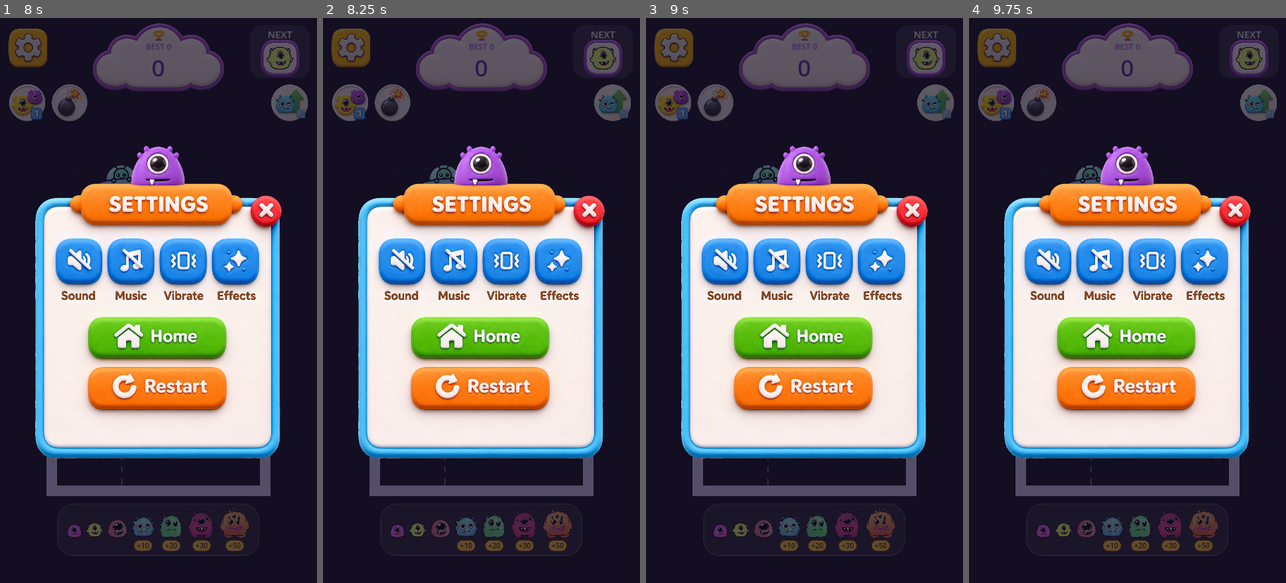
Above: before the commit, frames 1-4 (left to right).
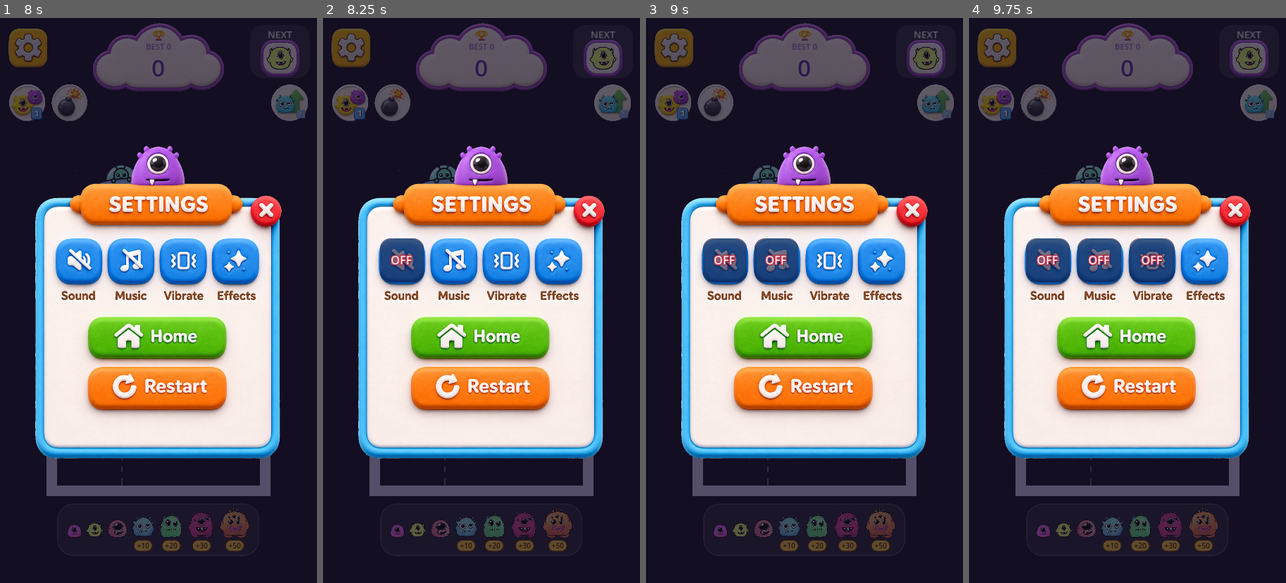
Above: after the commit, the same moments.

Repository: vickyraut212-boop/MonsterMerageGame
Game: Godot game, scene res://scenes/main.tscn
Same seed, same stepped clock (60 frames per second), same inputs: the game is played once before the commit and once after it.
Inputs (mouse positions are in pixels of both pictures, inside the frame that each line leads up to):
- Up to frame 1 (8 s): click (28, 102) at 0.5 s; click (69, 102) at 1.25 s; click (288, 102) at 2 s; click (28, 102) at 2.75 s; click (69, 102) at 3.5 s; click (288, 102) at 4.25 s; click (28, 102) at 5 s; click (69, 102) at 5.75 s; click (288, 102) at 6.5 s; click (28, 46) at 7.25 s
- Up to frame 2 (8.25 s): click (402, 272) at 8 s
- Up to frame 3 (9 s): click (775, 272) at 8.75 s
- Up to frame 4 (9.75 s): click (1152, 272) at 9.5 s

Frame 1 is identical in both runs. In frame 2, 1.0% of the frame differs, in the area x 17-32%, y 39-47%; in frame 3, 2.1%; in frame 4, 3.1%, in the area x 17-65%, y 39-47%.

Commit message:
Add pop sounds, music and vibration, and hook up the settings switches
New GameAudio autoload plays sound effects and background music and
buzzes the phone:
- pop on every merge (higher for small monsters, deeper for big ones),
  plus a sparkle on bonus merges and a big pop for a boss merge
- soft plop when a monster is dropped, click on every button
- sad three-note sting and a long buzz on game over
- a gentle looping tune in the background

All sounds are placeholders made in code. Putting a file with the same
name in assets/audio/ (pop.ogg, music.ogg, ...) replaces one.

In the settings pop-up, Sound, Music and Vibrate now switch on and off
(a dark OFF cover shows when off) and are remembered between games.
Effects still has no job.

Co-Authored-By: Claude Opus 5.5 <noreply@anthropic.com>

Diff:
--- a/project.godot
+++ b/project.godot
@@ -11,6 +11,7 @@
 [autoload]
 
 TierData="*res://scripts/tier_data.gd"
+GameAudio="*res://scripts/game_audio.gd"
 
 [display]
 
--- a/scripts/dropper.gd
+++ b/scripts/dropper.gd
@@ -126,6 +126,7 @@
 		return
 	position.x = _clamped_target_x()
 	dropped.emit(current_tier, global_position)
+	GameAudio.play("drop", randf_range(0.95, 1.05))
 
 	current_tier = next_tier
 	next_tier = _pick_tier()
--- /dev/null
+++ b/scripts/game_audio.gd
@@ -0,0 +1,244 @@
+extends Node
+## Sound effects, background music, vibration, and the Sound / Music / Vibrate
+## switches from the settings pop-up. Loaded once for the whole game as the
+## "GameAudio" autoload, so music keeps playing through restarts.
+##
+## USING YOUR OWN SOUNDS
+## Every sound is made in code as a placeholder. To replace one, drop a file
+## with the same name into assets/audio/ (WAV or OGG), for example
+## assets/audio/pop.ogg or assets/audio/music.ogg. It is used automatically.
+## Sound names: pop, drop, click, bonus, boss, game_over, music.
+##
+## The switches are remembered between games in user://settings.cfg.
+
+signal settings_changed
+
+const SETTINGS_PATH := "user://settings.cfg"
+const CUSTOM_SOUND_DIR := "res://assets/audio/"
+const RATE := 22050
+
+## Loudness in decibels (0 = full, -6 = about half).
+@export var sfx_volume_db := -4.0
+@export var music_volume_db := -14.0
+
+var sound_on := true
+var music_on := true
+var vibrate_on := true
+
+var _sounds := {}
+var _sfx_players: Array[AudioStreamPlayer] = []
+var _next_player := 0
+var _music: AudioStreamPlayer
+
+
+func _ready() -> void:
+	process_mode = Node.PROCESS_MODE_ALWAYS
+	_load_settings()
+	for i in 8:
+		var player := AudioStreamPlayer.new()
+		player.volume_db = sfx_volume_db
+		add_child(player)
+		_sfx_players.append(player)
+	_music = AudioStreamPlayer.new()
+	_music.volume_db = music_volume_db
+	add_child(_music)
+	_music.stream = _get_sound("music")
+	_update_music()
+
+
+## Plays a sound effect. pitch 1.0 = normal, 2.0 = an octave higher.
+func play(sound: String, pitch := 1.0) -> void:
+	if not sound_on:
+		return
+	var player := _sfx_players[_next_player]
+	_next_player = (_next_player + 1) % _sfx_players.size()
+	player.stream = _get_sound(sound)
+	player.pitch_scale = pitch
+	player.play()
+
+
+## Buzzes the phone for `ms` milliseconds (does nothing on a computer).
+func vibrate(ms: int) -> void:
+	if vibrate_on:
+		Input.vibrate_handheld(ms)
+
+
+func set_sound_on(on: bool) -> void:
+	sound_on = on
+	_save_settings()
+
+
+func set_music_on(on: bool) -> void:
+	music_on = on
+	_update_music()
+	_save_settings()
+
+
+func set_vibrate_on(on: bool) -> void:
+	vibrate_on = on
+	_save_settings()
+	vibrate(40)  # a little buzz to show it's on
+
+
+func _update_music() -> void:
+	if music_on and not _music.playing:
+		_music.play()
+	elif not music_on:
+		_music.stop()
+
+
+func _load_settings() -> void:
+	var config := ConfigFile.new()
+	if config.load(SETTINGS_PATH) != OK:
+		return
+	sound_on = config.get_value("audio", "sound", true)
+	music_on = config.get_value("audio", "music", true)
+	vibrate_on = config.get_value("audio", "vibrate", true)
+
+
+func _save_settings() -> void:
+	var config := ConfigFile.new()
+	config.set_value("audio", "sound", sound_on)
+	config.set_value("audio", "music", music_on)
+	config.set_value("audio", "vibrate", vibrate_on)
+	config.save(SETTINGS_PATH)
+	settings_changed.emit()
+
+
+func _get_sound(sound: String) -> AudioStream:
+	if not _sounds.has(sound):
+		_sounds[sound] = _load_custom(sound)
+		if _sounds[sound] == null:
+			_sounds[sound] = _make_sound(sound)
+	return _sounds[sound]
+
+
+func _load_custom(sound: String) -> AudioStream:
+	for ext in ["ogg", "wav", "mp3"]:
+		var path: String = CUSTOM_SOUND_DIR + sound + "." + ext
+		if ResourceLoader.exists(path):
+			var stream: AudioStream = load(path)
+			if sound == "music":
+				if stream is AudioStreamOggVorbis or stream is AudioStreamMP3:
+					stream.loop = true
+				elif stream is AudioStreamWAV:
+					stream.loop_mode = AudioStreamWAV.LOOP_FORWARD
+					stream.loop_end = int(stream.get_length() * stream.mix_rate)
+			return stream
+	return null
+
+
+# ---------------------------------------------------------------------------
+# Placeholder sounds, made from simple tones.
+
+func _make_sound(sound: String) -> AudioStreamWAV:
+	var samples := PackedFloat32Array()
+	match sound:
+		"pop":
+			# Bubbly "bloop": a quick downward pitch slide.
+			samples = _slide(880.0, 260.0, 0.13, 0.9)
+			_mix(samples, _noise_click(0.012, 0.25), 0)
+		"drop":
+			samples = _slide(420.0, 180.0, 0.12, 0.45)
+		"click":
+			samples = _slide(1500.0, 1100.0, 0.04, 0.4)
+		"bonus":
+			# Rising three-note sparkle.
+			for i in 3:
+				_mix(samples, _tone([784.0, 1047.0, 1568.0][i], 0.12, 0.35), int(i * 0.07 * RATE))
+		"boss":
+			# Big pop with a chord ringing after it.
+			samples = _slide(500.0, 120.0, 0.25, 1.0)
+			for f in [523.0, 659.0, 784.0, 1047.0]:
+				_mix(samples, _tone(f, 0.7, 0.18), int(0.08 * RATE))
+		"game_over":
+			for i in 3:
+				_mix(samples, _tone([523.0, 415.0, 330.0][i], 0.3, 0.4), int(i * 0.22 * RATE))
+		"music":
+			return _make_music()
+	return _to_wav(samples, false)
+
+
+## A sine tone sliding from one pitch to another, fading out.
+func _slide(from_hz: float, to_hz: float, length: float, volume: float) -> PackedFloat32Array:
+	var n := int(length * RATE)
+	var out := PackedFloat32Array()
+	out.resize(n)
+	var phase := 0.0
+	for i in n:
+		var t := float(i) / n
+		phase += TAU * lerpf(from_hz, to_hz, sqrt(t)) / RATE
+		var env := minf(1.0, i / (0.004 * RATE)) * pow(1.0 - t, 2.0)
+		out[i] = sin(phase) * env * volume
+	return out
+
+
+## A soft bell-like note: a sine with a quieter overtone, fading out.
+func _tone(hz: float, length: float, volume: float) -> PackedFloat32Array:
+	var n := int(length * RATE)
+	var out := PackedFloat32Array()
+	out.resize(n)
+	for i in n:
+		var time := float(i) / RATE
+		var env := minf(1.0, i / (0.005 * RATE)) * exp(-time * 6.0 / length)
+		out[i] = (sin(TAU * hz * time) + 0.3 * sin(TAU * hz * 2.0 * time)) * env * volume
+	return out
+
+
+func _noise_click(length: float, volume: float) -> PackedFloat32Array:
+	var n := int(length * RATE)
+	var out := PackedFloat32Array()
+	out.resize(n)
+	for i in n:
+		out[i] = randf_range(-1.0, 1.0) * volume * (1.0 - float(i) / n)
+	return out
+
+
+## Adds `add` into `into` starting at sample `at`, growing `into` if needed.
+func _mix(into: PackedFloat32Array, add: PackedFloat32Array, at: int) -> void:
+	if into.size() < at + add.size():
+		into.resize(at + add.size())
+	for i in add.size():
+		into[at + i] += add[i]
+
+
+## A gentle 8-bar looping tune (placeholder until real music is added):
+## a soft bass note per bar and a pentatonic melody on top.
+func _make_music() -> AudioStreamWAV:
+	var beat := 60.0 / 100.0  # 100 beats per minute
+	var bars := [
+		[261.6, [523.3, 659.3, 784.0, 659.3]],
+		[220.0, [523.3, 659.3, 880.0, 784.0]],
+		[174.6, [440.0, 523.3, 698.5, 523.3]],
+		[196.0, [493.9, 587.3, 784.0, 587.3]],
+		[261.6, [784.0, 659.3, 523.3, 659.3]],
+		[220.0, [880.0, 784.0, 659.3, 523.3]],
+		[174.6, [698.5, 659.3, 587.3, 523.3]],
+		[196.0, [587.3, 493.9, 392.0, 493.9]],
+	]
+	var total := int(bars.size() * 4 * beat * RATE)
+	var song := PackedFloat32Array()
+	song.resize(total)
+	for b in bars.size():
+		var bar_start := int(b * 4 * beat * RATE)
+		_mix(song, _tone(bars[b][0], 4 * beat, 0.16), bar_start)
+		for k in 4:
+			_mix(song, _tone(bars[b][1][k], beat * 1.6, 0.09), bar_start + int(k * beat * RATE))
+	song.resize(total)  # trim note tails so the loop is seamless
+	return _to_wav(song, true)
+
+
+func _to_wav(samples: PackedFloat32Array, loop: bool) -> AudioStreamWAV:
+	var data := PackedByteArray()
+	data.resize(samples.size() * 2)
+	for i in samples.size():
+		data.encode_s16(i * 2, int(clampf(samples[i], -1.0, 1.0) * 32000.0))
+	var wav := AudioStreamWAV.new()
+	wav.format = AudioStreamWAV.FORMAT_16_BITS
+	wav.mix_rate = RATE
+	wav.stereo = false
+	wav.data = data
+	if loop:
+		wav.loop_mode = AudioStreamWAV.LOOP_FORWARD
+		wav.loop_end = samples.size()
+	return wav
--- a/scripts/hud.gd
+++ b/scripts/hud.gd
@@ -20,7 +20,8 @@
 ## screen so far.
 signal home_pressed
 ## Sound / Music / Vibrate / Effects in the settings pop-up ("sound", "music",
-## "vibrate", "effects"). Nothing listens yet: the game has no audio so far.
+## "vibrate", "effects"). Sound, Music and Vibrate are switched by the HUD
+## itself through GameAudio; Effects has no job yet.
 signal setting_pressed(setting: String)
 ## A power-up button ("vanish", "blast", "upgrade"). Nothing listens yet: what
 ## each power-up does is still to be decided.
@@ -73,18 +74,74 @@
 
 func _connect_settings_popup() -> void:
 	var panel := _settings_panel
-	(panel.get_node("Close") as TextureButton).pressed.connect(close_settings)
+	(panel.get_node("Close") as TextureButton).pressed.connect(func() -> void:
+		GameAudio.play("click")
+		close_settings())
 	(panel.get_node("Restart") as TextureButton).pressed.connect(func() -> void:
+		GameAudio.play("click")
 		close_settings()
 		restart_pressed.emit())
-	(panel.get_node("Home") as TextureButton).pressed.connect(func() -> void: home_pressed.emit())
+	(panel.get_node("Home") as TextureButton).pressed.connect(func() -> void:
+		GameAudio.play("click")
+		home_pressed.emit())
 	for setting in ["Sound", "Music", "Vibrate", "Effects"]:
 		var key: String = setting.to_lower()
-		(panel.get_node(setting) as TextureButton).pressed.connect(func() -> void: setting_pressed.emit(key))
-
-
-## Quick squash-and-stretch so a tap feels like it landed.
+		var button := panel.get_node(setting) as TextureButton
+		button.pressed.connect(func() -> void:
+			_toggle_setting(key)
+			GameAudio.play("click")
+			setting_pressed.emit(key))
+		if key != "effects":
+			button.add_child(_make_off_badge())
+	_refresh_toggles()
+
+
+## Sound, Music and Vibrate switch on/off (saved between games by GameAudio).
+## Effects has no job yet.
+func _toggle_setting(key: String) -> void:
+	match key:
+		"sound": GameAudio.set_sound_on(not GameAudio.sound_on)
+		"music": GameAudio.set_music_on(not GameAudio.music_on)
+		"vibrate": GameAudio.set_vibrate_on(not GameAudio.vibrate_on)
+	_refresh_toggles()
+
+
+## Shows the dark "OFF" cover on each switch that is turned off.
+func _refresh_toggles() -> void:
+	var states := {"Sound": GameAudio.sound_on, "Music": GameAudio.music_on, "Vibrate": GameAudio.vibrate_on}
+	for setting in states:
+		_settings_panel.get_node(setting + "/Off").visible = not states[setting]
+
+
+## A see-through dark rounded cover with "OFF" on it, sized to the blue
+## button square in the pop-up art (the top part of the click area).
+func _make_off_badge() -> Control:
+	var badge := Panel.new()
+	badge.name = "Off"
+	badge.mouse_filter = Control.MOUSE_FILTER_IGNORE
+	badge.anchor_left = 0.04
+	badge.anchor_right = 0.96
+	badge.anchor_top = 0.03
+	badge.anchor_bottom = 0.7
+	var style := StyleBoxFlat.new()
+	style.bg_color = Color(0.1, 0.08, 0.2, 0.6)
+	style.set_corner_radius_all(24)
+	badge.add_theme_stylebox_override("panel", style)
+	var label := Label.new()
+	label.text = "OFF"
+	label.set_anchors_preset(Control.PRESET_FULL_RECT)
+	label.horizontal_alignment = HORIZONTAL_ALIGNMENT_CENTER
+	label.vertical_alignment = VERTICAL_ALIGNMENT_CENTER
+	label.add_theme_font_size_override("font_size", 26)
+	label.add_theme_color_override("font_outline_color", Color(0.75, 0.1, 0.2))
+	label.add_theme_constant_override("outline_size", 8)
+	badge.add_child(label)
+	return badge
+
+
+## Quick squash-and-stretch (and a click sound) so a tap feels like it landed.
 func _bounce(control: Control) -> void:
+	GameAudio.play("click")
 	control.pivot_offset = control.size / 2.0
 	control.scale = Vector2(0.88, 0.88)
 	control.create_tween().tween_property(control, "scale", Vector2.ONE, 0.18) \
--- a/scripts/main.gd
+++ b/scripts/main.gd
@@ -71,12 +71,20 @@
 		# Two Tier 7 bosses: both vanish for a big bonus.
 		_add_score(TierData.BOSS_MERGE_BONUS)
 		_show_points_popup(midpoint, 0, TierData.BOSS_MERGE_BONUS)
+		GameAudio.play("boss")
+		GameAudio.vibrate(120)
 		return
 
 	var points := TierData.get_points(new_tier)
 	var bonus := TierData.get_bonus(new_tier)
 	_add_score(points + bonus)
 	_show_points_popup(midpoint, points, bonus)
+	# Pop sound: small monsters pop high, big ones pop deeper.
+	var size := float(new_tier - 2) / (TierData.tier_count() - 2)
+	GameAudio.play("pop", lerpf(1.35, 0.7, size))
+	if bonus > 0:
+		GameAudio.play("bonus")
+	GameAudio.vibrate(20 + new_tier * 5)
 	var merged := _spawn_monster(new_tier, midpoint)
 	merged.linear_velocity = velocity * 0.5
 	merged.pop_in()
@@ -132,6 +140,8 @@
 func _on_game_over() -> void:
 	_is_over = true
 	dropper.stop()
+	GameAudio.play("game_over")
+	GameAudio.vibrate(300)
 	var is_new_best := score > best
 	if is_new_best:
 		best = score
